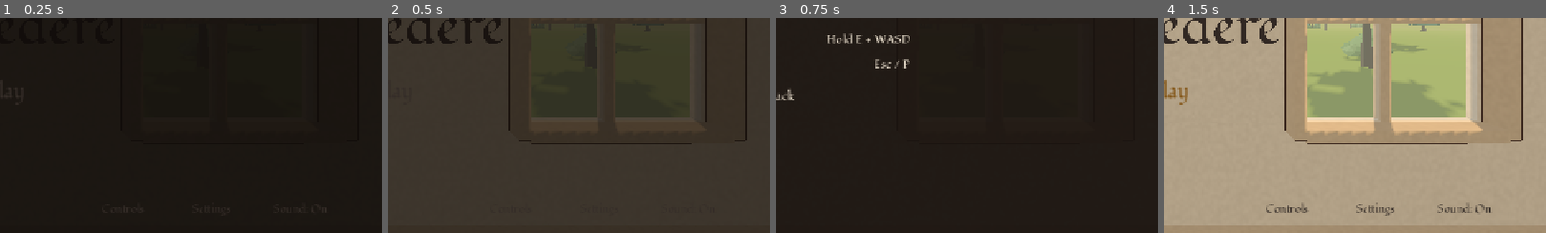
Above: before the commit, frames 1-4 (left to right).
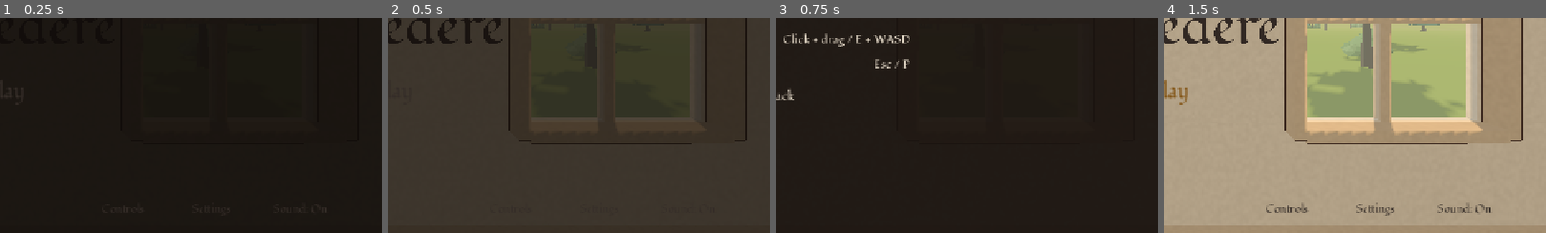
Above: after the commit, the same moments.

Repository: naturalnick/belvedere
Game: Godot game, scene res://scenes/manor.tscn
The game is run twice, just before and just after one commit, with the same random seed, the same clock (stepped at 60 frames per second) and the same inputs.
Inputs:
- Up to frame 1 (0.25 s): no input
- Up to frame 2 (0.5 s): no input
- Up to frame 3 (0.75 s): click "Controls" at 0.5 s
- Up to frame 4 (1.5 s): click "Back" at 1.25 s
The pictures show only the part of the screen within x 49-99%, y 50-100%; the shares and areas given below are measured in that part.

Frames 1-2 are identical in both runs. In frame 3, 0.6% of the frame differs, in the area x 2-35%, y 7-14%; in frame 4, nothing differs.

Commit message:
Prevent first-use stalls and add a Windows test build
Decode audio and compile shader variants behind the opening fade, and
stop the coin engraving compiling a new shader on the first insert.
Add a period-key frame-rate readout, list the mouse for the lever
control, and add a local unsigned Windows export.

Co-Authored-By: Claude Opus 5.5 <noreply@anthropic.com>

Diff:
--- a/scripts/manor.gd
+++ b/scripts/manor.gd
@@ -51,6 +51,7 @@
 var run_summary: ManorRunSummary
 var audio: ManorAudio
 var pointer_watch: ManorPointerWatch
+var frame_rate: ManorFrameRate
 
 func _ready() -> void:
 	set_process(false)
@@ -132,7 +133,6 @@
 	scene_fade.mouse_filter = Control.MOUSE_FILTER_IGNORE
 	scene_layer.add_child(scene_fade)
 	scene_fade.set_anchors_and_offsets_preset(Control.PRESET_FULL_RECT)
-	create_tween().tween_property(scene_fade, "color:a", 0.0, 1.4).set_trans(Tween.TRANS_SINE).set_ease(Tween.EASE_IN_OUT)
 	var hud := CanvasLayer.new()
 	add_child(hud)
 	var reticle := Control.new()
@@ -207,6 +207,8 @@
 		pointer_watch = ManorPointerWatch.new()
 		pointer_watch.manor = self
 		add_child(pointer_watch)
+	frame_rate = ManorFrameRate.new()
+	add_child(frame_rate)
 	if wall_title != null and not gesture_start:
 		at_title = true
 		Input.mouse_mode = Input.MOUSE_MODE_VISIBLE
@@ -216,11 +218,19 @@
 	else:
 		start_play()
 	gesture_start = false
+	_reveal_scene(hud)
 	if demo:
 		var driver := Node.new()
 		driver.set_script(load("res://tools/demo_driver.gd"))
 		add_child(driver)
 		driver.call_deferred("run", self)
+
+func _reveal_scene(hud: CanvasLayer) -> void:
+	if ManorShaderWarmup.needed(self):
+		hud.hide()
+		await ManorShaderWarmup.run(self)
+		hud.show()
+	create_tween().tween_property(scene_fade, "color:a", 0.0, 1.4).set_trans(Tween.TRANS_SINE).set_ease(Tween.EASE_IN_OUT)
 
 func place_player_at_spawn() -> void:
 	# The lever sits between the player and the guaranteed open gap doorway.
--- a/scripts/manor_audio.gd
+++ b/scripts/manor_audio.gd
@@ -19,7 +19,8 @@
 # Headless runs use the dummy driver, which never reclaims playbacks still active at quit and
 # reports them as leaks; cues still fire so tests can check every hook.
 var audible := DisplayServer.get_name() != "headless"
-var streams: Dictionary[String, Array] = {}
+# Static so the scene reload behind Play keeps the streams and their decoded web samples.
+static var streams: Dictionary[String, Array] = {}
 var last_variant: Dictionary[String, int] = {}
 var voices: Array[AudioStreamPlayer] = []
 var music: AudioStreamPlayer
@@ -34,12 +35,8 @@
 var door_events: Array[Array] = []
 
 func _ready() -> void:
-	for group in ["step_wood", "step_tile", "step_grass", "lever_grab", "lever_blocked", "door_rattle", "door_open", "door_close", "slide", "coin_insert", "coin_acquired", "ui_click", "ui_tap"]:
-		var variants: Array = []
-		while ResourceLoader.exists(DIR + "%s_%d.wav" % [group, variants.size()]):
-			variants.append(load(DIR + "%s_%d.wav" % [group, variants.size()]))
-		streams[group] = variants
-	streams["wake"] = [load(DIR + "wake.wav")]
+	if streams.is_empty():
+		_load_streams()
 	add_to_group("menu_audio")
 	for i in 6:
 		var voice := AudioStreamPlayer.new()
@@ -48,12 +45,12 @@
 		voices.append(voice)
 	# The forest recording's own stereo image supplies direction, so the bed is not positional.
 	birds = AudioStreamPlayer.new()
-	birds.stream = load(DIR + "birds_loop.ogg")
+	birds.stream = streams["birds"][0]
 	birds.bus = "Effects"
 	add_child(birds)
 	music = AudioStreamPlayer.new()
 	# Looping is set in the .import so a replacement track only needs the same setting.
-	music.stream = load(DIR + "manor_theme.ogg")
+	music.stream = streams["theme"][0]
 	music.bus = "Music"
 	add_child(music)
 	music.volume_db = -60.0
@@ -81,6 +78,22 @@
 	manor.slide_finished.connect(func() -> void: _duck_music(0.0, 1.4))
 	manor.fall_recovery.woke.connect(func() -> void: play("wake", -4.0))
 
+func _load_streams() -> void:
+	for group in ["step_wood", "step_tile", "step_grass", "lever_grab", "lever_blocked", "door_rattle", "door_open", "door_close", "slide", "coin_insert", "coin_acquired", "ui_click", "ui_tap"]:
+		var variants: Array = []
+		while ResourceLoader.exists(DIR + "%s_%d.wav" % [group, variants.size()]):
+			variants.append(load(DIR + "%s_%d.wav" % [group, variants.size()]))
+		streams[group] = variants
+	streams["wake"] = [load(DIR + "wake.wav")]
+	streams["birds"] = [load(DIR + "birds_loop.ogg")]
+	streams["theme"] = [load(DIR + "manor_theme.ogg")]
+	if OS.has_feature("web"):
+		# Web playback uses decoded samples, and a stream's first play() would decode all of it
+		# on the only thread. The 96 s theme alone took over 100 ms, so pay for it during load.
+		for variants in streams.values():
+			for stream: AudioStream in variants:
+				AudioServer.register_stream_as_sample(stream)
+
 # Called deferred through the "menu_audio" group, so a Sound: On press is heard after unmuting.
 func menu_click() -> void:
 	play(MENU_CLICK, MENU_CLICK_DB)
--- a/scripts/manor_controls_panel.gd
+++ b/scripts/manor_controls_panel.gd
@@ -3,7 +3,7 @@
 
 signal closed
 const ACTIONS := ["Move", "Look", "Interact", "Pull lever", "Pause", "Binoculars", "Stopwatch"]
-const BINDINGS := ["W A S D", "Mouse", "E / Left click", "Hold E + WASD", "Esc / P", "B", "T"]
+const BINDINGS := ["W A S D", "Mouse", "E / Left click", "Click + drag / E + WASD", "Esc / P", "B", "T"]
 var rows: Array[Control] = []
 var back: Button
 var heading: Label
@@ -61,7 +61,7 @@
 		row.position = Vector2((size.x - width_value) / 2, top + (visible_index + 1) * spacing)
 		visible_index += 1
 		row.size = Vector2(width_value, 32)
-		row.get_child(0).size = Vector2(width_value * 0.43, 32)
-		row.get_child(1).position.x = width_value * 0.43
-		row.get_child(1).size = Vector2(width_value * 0.57, 32)
+		row.get_child(0).size = Vector2(width_value * 0.30, 32)
+		row.get_child(1).position.x = width_value * 0.30
+		row.get_child(1).size = Vector2(width_value * 0.70, 32)
 	back.position = Vector2(size.x / 2 - 50, top + (count + 1) * spacing)
--- /dev/null
+++ b/scripts/manor_frame_rate.gd
@@ -0,0 +1,41 @@
+class_name ManorFrameRate
+extends CanvasLayer
+
+# Static so the readout stays on across the scene reload behind Play.
+static var shown := false
+var label: Label
+var rate := -1
+
+func _ready() -> void:
+	layer = 2
+	label = Label.new()
+	label.mouse_filter = Control.MOUSE_FILTER_IGNORE
+	label.position = Vector2(24, 22)
+	label.add_theme_font_size_override("font_size", 20)
+	label.add_theme_color_override("font_color", Color("F6EEE1"))
+	label.add_theme_color_override("font_shadow_color", Color("30251B"))
+	label.add_theme_constant_override("shadow_offset_x", 1)
+	label.add_theme_constant_override("shadow_offset_y", 2)
+	add_child(label)
+	_apply()
+
+# Must run before the "any key" handlers, so Manor adds this as its last child: _input runs in
+# reverse tree order, and a period must not accept a reward or dismiss the ending.
+func _input(event: InputEvent) -> void:
+	if event is InputEventKey and event.pressed and not event.echo and event.physical_keycode == KEY_PERIOD:
+		get_viewport().set_input_as_handled()
+		shown = not shown
+		_apply()
+
+func _apply() -> void:
+	visible = shown
+	set_process(shown)
+	if shown:
+		_process(0.0)
+
+func _process(_delta: float) -> void:
+	var current := roundi(Engine.get_frames_per_second())
+	if current != rate:
+		rate = current
+		label.text = "%d FPS" % rate
+		label.accessibility_name = "%d frames per second" % rate
--- a/scripts/manor_prize_art.gd
+++ b/scripts/manor_prize_art.gd
@@ -109,6 +109,11 @@
 	var blue := ManorGeometry.material("426C97", 0.001)
 	var disk := ManorGeometry.cylinder(result, 0.067, 0.009, Vector3.ZERO, blue)
 	disk.rotation.x = PI / 2
+	# The toon shader's programs are already compiled. A StandardMaterial3D here froze slow machines
+	# for seconds on the first insert, while its PBR shader compiled.
+	var etched: ShaderMaterial = ManorGeometry.printed_material(BELL_EMBLEM)
+	etched.set_shader_parameter("self_light", 0.0)
+	etched.set_shader_parameter("print_cutout", true)
 	for side in [-1, 1]:
 		var face := ManorGeometry.cylinder(result, 0.054, 0.002, Vector3(0, 0, side * 0.0055), ManorGeometry.material("6F9FC8", 0.0))
 		face.rotation.x = PI / 2
@@ -116,11 +121,8 @@
 		var face_art := QuadMesh.new()
 		face_art.size = Vector2(0.11, 0.11)
 		engraving.mesh = face_art
-		var etched := StandardMaterial3D.new()
-		etched.albedo_texture = BELL_EMBLEM
-		etched.transparency = BaseMaterial3D.TRANSPARENCY_ALPHA
-		etched.roughness = 0.85
 		engraving.material_override = etched
+		engraving.cast_shadow = GeometryInstance3D.SHADOW_CASTING_SETTING_OFF
 		engraving.position.z = side * 0.0067
 		engraving.rotation.y = PI if side < 0 else 0.0
 		result.add_child(engraving)
--- /dev/null
+++ b/scripts/manor_shader_warmup.gd
@@ -0,0 +1,86 @@
+class_name ManorShaderWarmup
+extends RefCounted
+## The Compatibility renderer compiles a shader variant the first time it draws it, which stalls
+## the browser's only thread and hitches native builds too. A variant depends on the lights and
+## batching at that draw, so each kind of place has to be drawn for real: one frame of each behind
+## the opaque opening fade.
+
+const EYE_HEIGHT := 1.65
+
+static var done := false
+
+static func needed(manor: Manor) -> bool:
+	return not done and (OS.has_feature("web") or OS.has_feature("windows")) and manor.binoculars != null and manor.ending != null
+
+static func run(manor: Manor) -> void:
+	var sketch := _add_hud_sketch(manor)
+	# The trophy screen has its own lights, so its variants differ from anything in the house.
+	manor.play_gate.trophy_viewport.render_target_update_mode = SubViewport.UPDATE_ONCE
+	# The title view first, while the player's camera is still current. A scene that starts the
+	# game resumes from this wait before its first draw, so one frame could skip the view.
+	await manor.get_tree().process_frame
+	await manor.get_tree().process_frame
+	# A separate camera leaves the player, whose position decides the room rules, untouched.
+	var camera := Camera3D.new()
+	camera.fov = manor.player.camera.fov
+	camera.near = manor.player.camera.near
+	manor.add_child(camera)
+	camera.make_current()
+	var foyer := manor.rooms[7].position
+	await _draw_from(manor, camera, foyer + Vector3(2.2, EYE_HEIGHT, 2.2), foyer + Vector3(-2.5, 1.2, -2.5))
+	await _draw_from(manor, camera, Vector3(0, EYE_HEIGHT, 15), Vector3(0, 1.5, 0))
+	await _draw_from(manor, camera, Vector3(0, EYE_HEIGHT, 15), Vector3(55, 2.2, 25))
+	manor.binoculars._set_overhead(true)
+	await manor.get_tree().process_frame
+	manor.binoculars._set_overhead(false)
+	camera.make_current()
+	_show_finale(manor)
+	await _draw_from(manor, camera, Vector3(0, EYE_HEIGHT, 10), Vector3(0, 1.3, 36))
+	_hide_finale(manor)
+	manor.player.camera.make_current()
+	camera.queue_free()
+	sketch.queue_free()
+	done = true
+
+# The reticle and item icons use 2D drawing variants the menu doesn't. Drawn beneath the fade.
+static func _add_hud_sketch(manor: Manor) -> Control:
+	var sketch := Control.new()
+	sketch.mouse_filter = Control.MOUSE_FILTER_IGNORE
+	# A Control's drawing is culled to its own rectangle.
+	sketch.size = Vector2(64, 64)
+	sketch.draw.connect(func() -> void:
+		var at := Vector2(40, 40)
+		sketch.draw_circle(at, 4, Color.WHITE, true, -1, true)
+		sketch.draw_circle(at, 4, Color.WHITE, false, 1.0, true)
+		sketch.draw_arc(at, 9, 0, TAU, 16, Color.WHITE, 1.5, true)
+		sketch.draw_line(at, at + Vector2.ONE * 9, Color.WHITE, 1.0, true)
+		sketch.draw_line(at, at + Vector2.ONE * 9, Color.WHITE)
+		sketch.draw_colored_polygon(PackedVector2Array([at, at + Vector2.RIGHT * 9, at + Vector2.ONE * 9]), Color.WHITE)
+		sketch.draw_polyline(PackedVector2Array([at, at + Vector2.RIGHT * 9, at + Vector2.ONE * 9]), Color.WHITE, 1.2, true))
+	var layer := manor.scene_fade.get_parent()
+	layer.add_child(sketch)
+	layer.move_child(sketch, 0)
+	return sketch
+
+static func _draw_from(manor: Manor, camera: Camera3D, at: Vector3, target: Vector3) -> void:
+	camera.look_at_from_position(at, target)
+	await manor.get_tree().process_frame
+
+static func _show_finale(manor: Manor) -> void:
+	var ending := manor.ending
+	manor.carpet.show()
+	ending.rainbow.show()
+	for label in [ending.title, ending.credit, ending.thanks]:
+		label.modulate.a = 1.0
+		label.show()
+	var flowers := ending.flowers.multimesh
+	flowers.set_instance_transform(0, Transform3D(Basis.IDENTITY, Vector3(0, ending.ground_y, 26)))
+	flowers.set_instance_color(0, Color.WHITE)
+	flowers.visible_instance_count = 1
+
+static func _hide_finale(manor: Manor) -> void:
+	var ending := manor.ending
+	manor.carpet.hide()
+	ending.reset()
+	for label in [ending.title, ending.credit, ending.thanks]:
+		label.modulate.a = 0.0
--- a/shaders/toon.gdshader
+++ b/shaders/toon.gdshader
@@ -27,6 +27,8 @@
 // A printed sheet: same grain and lighting as its surroundings, with the sheet as its colour.
 uniform bool printed = false;
 uniform sampler2D print_map : source_color, repeat_disable, filter_linear_mipmap_anisotropic;
+// Cuts the sheet's transparent parts instead of blending them, so an engraving needs no shader of its own.
+uniform bool print_cutout = false;
 varying vec3 surface_position;
 varying vec3 surface_normal;
 void vertex() {
@@ -49,7 +51,9 @@
 	}
 	ALBEDO = base_color.rgb * mix(0.92, 1.0, grain) * (vertex_colors ? COLOR.rgb : vec3(1.0));
 	if (printed) {
-		ALBEDO *= texture(print_map, UV).rgb;
+		vec4 sheet = texture(print_map, UV);
+		if (print_cutout && sheet.a < 0.5) { discard; }
+		ALBEDO *= sheet.rgb;
 	}
 	if ((floor_pattern == 1 || floor_pattern == 2) && surface_normal.y > 0.5) {
 		vec2 tile = surface_position.xz / tile_size;
--- a/tests/coin_tests.gd
+++ b/tests/coin_tests.gd
@@ -157,6 +157,8 @@
 	await process_frame
 	check(main.coins.available == 0 and main.coins.inserted == 1 and main.coin_hud.count.text == "0", "focused interaction inserts exactly one coin and updates HUD")
 	check(not main.coin_hud.count.visible, "depositing the last held coin hides the wallet again")
+	for piece in main.coin_device.token.find_children("*", "MeshInstance3D", true, false):
+		check(piece.material_override is ShaderMaterial, "the slot coin compiles no shader of its own on first insert")
 	check(main.coin_device.token.visible and main.coin_device.remaining_label.text == "6", "device presents an insertion and remaining requirement")
 	main.player.release_interact()
 	main.release_pointer()
--- /dev/null
+++ b/tests/frame_rate_tests.gd
@@ -0,0 +1,81 @@
+extends SceneTree
+
+var checks := 0
+var failures := 0
+
+func _initialize() -> void:
+	call_deferred("run")
+
+func check(ok: bool, message: String) -> void:
+	checks += 1
+	if not ok:
+		failures += 1
+		printerr("FAIL: ", message)
+
+func press(key: Key, echo := false) -> void:
+	var event := InputEventKey.new()
+	event.physical_keycode = key
+	event.keycode = key
+	event.pressed = true
+	event.echo = echo
+	root.push_input(event)
+
+func run() -> void:
+	create_timer(30).timeout.connect(func() -> void:
+		printerr("FAIL: frame rate tests timed out")
+		quit(1))
+	var main: Manor = load("res://scenes/manor.tscn").instantiate()
+	root.add_child(main)
+	await process_frame
+	var readout := main.frame_rate
+	check(not readout.visible and not readout.is_processing(), "the readout starts off and idle")
+	check(readout.get_index() == main.get_child_count() - 1, "the readout sees keys before the any-key handlers")
+
+	press(KEY_PERIOD)
+	check(readout.visible and readout.is_processing(), "period shows the readout at the title")
+	check(readout.label.text.ends_with(" FPS"), "it reads as a frame rate")
+	check(readout.label.position.x < 100 and readout.label.position.y < 100, "it sits in the top left corner")
+	press(KEY_PERIOD, true)
+	check(readout.visible, "a held key does not flicker it")
+	press(KEY_PERIOD)
+	check(not readout.visible and not readout.is_processing(), "period hides it again")
+
+	main.start_play()
+	press(KEY_PERIOD)
+	check(readout.visible, "period works during play")
+	main.release_pointer()
+	press(KEY_PERIOD)
+	check(not readout.visible, "period works in the pause menu")
+	main.resume_play()
+
+	var binoculars := main.binoculars
+	binoculars.presenting = true
+	binoculars.reward_elapsed = ManorBinoculars.REWARD_HOLD_AT
+	press(KEY_PERIOD)
+	check(not binoculars.reward_accepted, "period does not accept a reward")
+	press(KEY_X)
+	check(binoculars.reward_accepted, "other keys still accept a reward")
+	binoculars.presenting = false
+
+	var summary := main.run_summary
+	main.in_finale = true
+	summary.revealed = true
+	summary.ready_to_continue = true
+	summary.show()
+	press(KEY_PERIOD)
+	check(not summary.exiting and summary.ready_to_continue, "period does not dismiss the ending")
+	summary.ready_to_continue = false
+	main.in_finale = false
+	summary.revealed = false
+
+	press(KEY_PERIOD)
+	check(readout.visible, "the readout is on before the reload")
+	main.free()
+	await process_frame
+	var again: Manor = load("res://scenes/manor.tscn").instantiate()
+	root.add_child(again)
+	await process_frame
+	check(again.frame_rate.visible, "it stays on across the Play reload")
+	await process_frame
+	print("Frame rate: %d checks, %d failures" % [checks, failures])
+	quit(1 if failures > 0 else 0)
--- /dev/null
+++ b/tests/web_startup_tests.gd
@@ -0,0 +1,55 @@
+extends SceneTree
+
+var checks := 0
+var failures := 0
+
+func _initialize() -> void:
+	call_deferred("run")
+
+func check(ok: bool, message: String) -> void:
+	checks += 1
+	if not ok:
+		failures += 1
+		printerr("FAIL: ", message)
+
+func run() -> void:
+	create_timer(30).timeout.connect(func() -> void:
+		printerr("FAIL: web startup tests timed out")
+		quit(1))
+	var main: Manor = load("res://scenes/manor.tscn").instantiate()
+	root.add_child(main)
+	check(not ManorShaderWarmup.needed(main), "native and headless runs skip the warm-up")
+	await process_frame
+
+	var theme := main.audio.music.stream
+	var slide: AudioStream = main.audio.streams["slide"][0]
+	var player_before := main.player.global_transform
+	var occupant_before := main.rules.player
+	var cameras_before := main.find_children("*", "Camera3D", true, false).size()
+
+	await ManorShaderWarmup.run(main)
+	check(ManorShaderWarmup.done and not ManorShaderWarmup.needed(main), "the warm-up runs once")
+	await process_frame
+	check(main.player.camera.is_current(), "the warm-up returns to the player's camera")
+	check(main.find_children("*", "Camera3D", true, false).size() == cameras_before, "its temporary camera is gone")
+	check(main.player.global_transform == player_before and main.rules.player == occupant_before, "the player is not moved")
+	check(not main.binoculars.overhead, "the overview is off")
+	for room in main.rooms.values():
+		check(room.ceiling.visible and not room.overview_roof.visible and not room.overview_edges.visible, "room %d keeps its first-person view" % room.room_id)
+	for clue in main.fruit_clues:
+		check(clue.visible, "fruit clues return")
+	var ending := main.ending
+	check(not main.carpet.visible and not ending.rainbow.visible and not ending.active, "the finale stays hidden")
+	for label in [ending.title, ending.credit, ending.thanks]:
+		check(not label.visible and label.modulate.a == 0.0, "finale lettering waits for the ending")
+	check(ending.flowers.multimesh.visible_instance_count == 0 and ending.spawned == 0, "no flower is left behind")
+
+	# The Play reload builds a new scene; decoded web audio must not be thrown away with the old one.
+	main.free()
+	await process_frame
+	var again: Manor = load("res://scenes/manor.tscn").instantiate()
+	root.add_child(again)
+	check(again.audio.music.stream == theme and again.audio.streams["slide"][0] == slide, "audio streams survive a scene reload")
+	await process_frame
+	print("%d web startup checks, %d failures" % [checks, failures])
+	quit(1 if failures > 0 else 0)
Not shown, changed: export_presets.cfg
Not shown, added: scripts/manor_frame_rate.gd.uid
Not shown, added: scripts/manor_shader_warmup.gd.uid
Not shown, added: tests/frame_rate_tests.gd.uid
Not shown, added: tests/web_startup_tests.gd.uid
Not shown, changed: AGENTS.md
Not shown, changed: docs/SPEC.md
Not shown, added: tools/build_windows.sh
Not shown, changed: tools/test.sh
